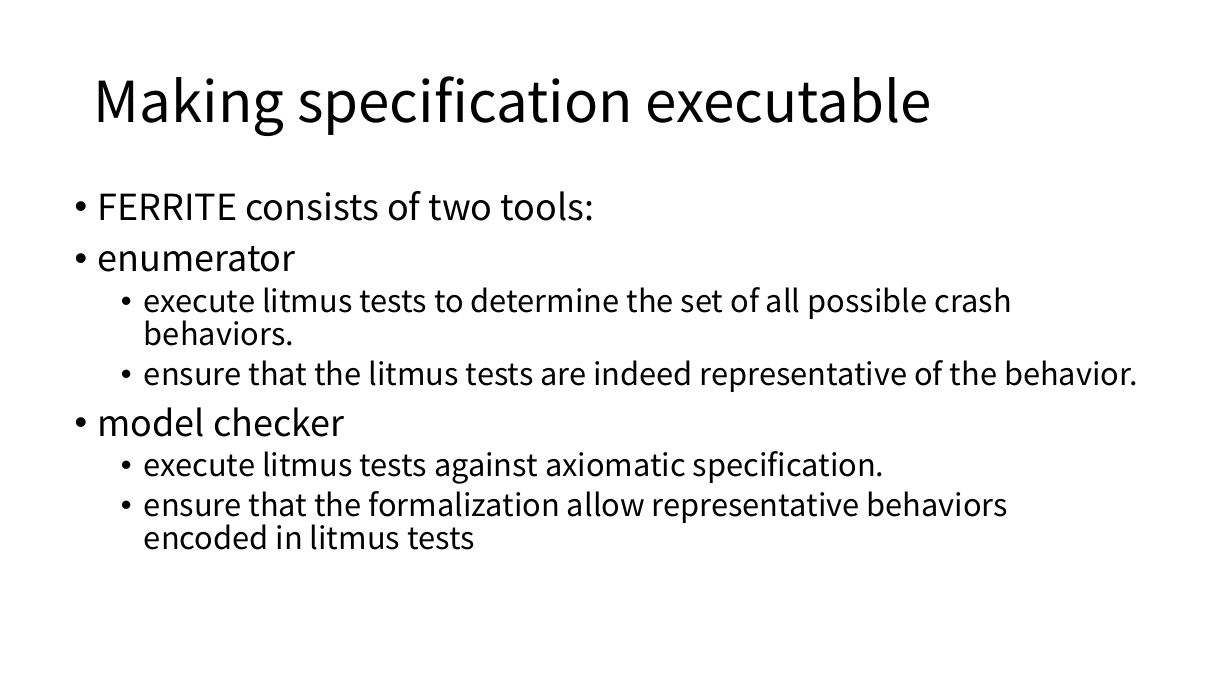
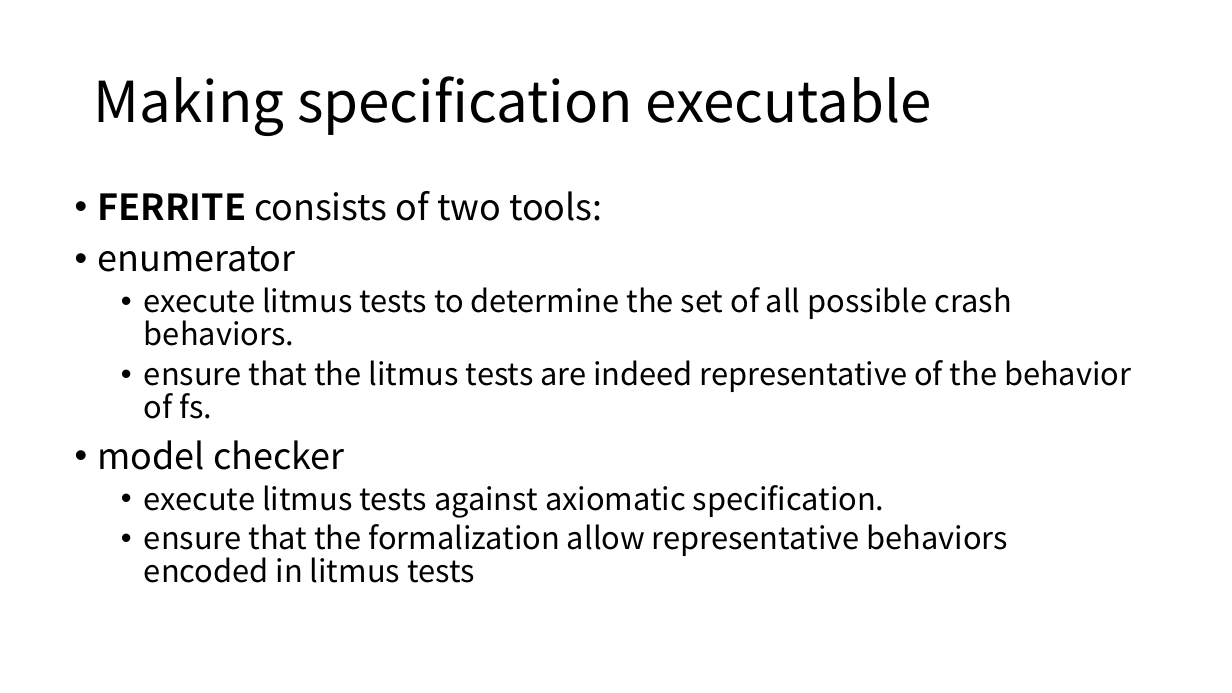
Before and after one commit to yuhao0102/aos_readlist, a slide deck: slide 27 of AOS_reading2.pptx (slide 28 before the commit). Drawn at 1232x693 pixels with LibreOffice and Linux fonts; fonts in the diff are those of the drawing. Boxes give left, top, right and bottom in pixels: in the first picture for what was removed or moved away, otherwise in the second. Text is boxed around its words. In the diff, an @@ line names an element or a change of style, - is before the commit and + after.

```diff
--- a/AOS_reading2.pptx
+++ b/AOS_reading2.pptx
@@ text at (98, 191, 602, 221): bold on in "FERRITE" @@
@@ text at (144, 360, 1131, 419): text changed @@
-  • ensure that the litmus tests are indeed representative of the behavior.
+  • ensure that the litmus tests are indeed representative of the behavior of fs.
```
Also in this commit, not shown: 11 other slides changed, 1 slide removed, 6 other files.
